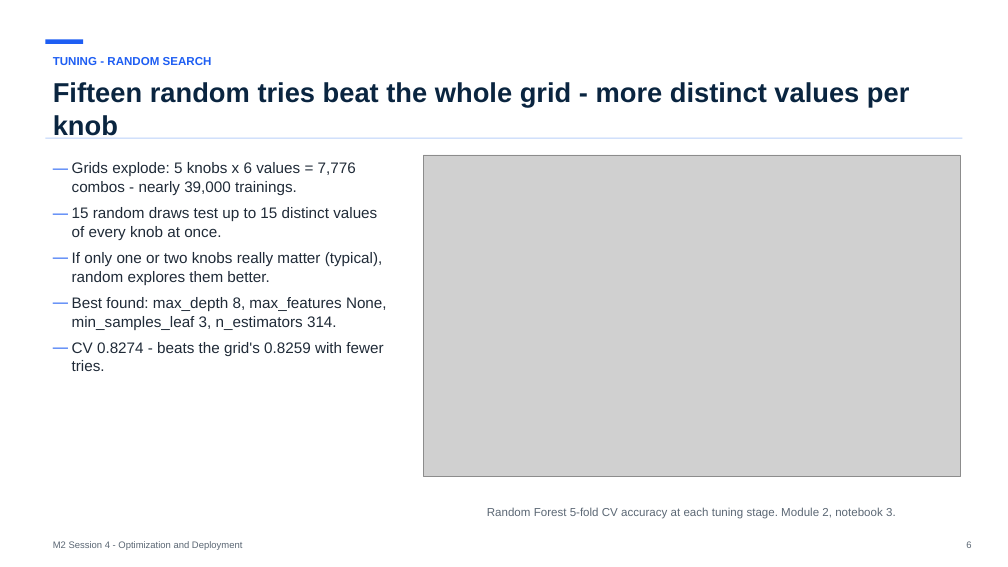
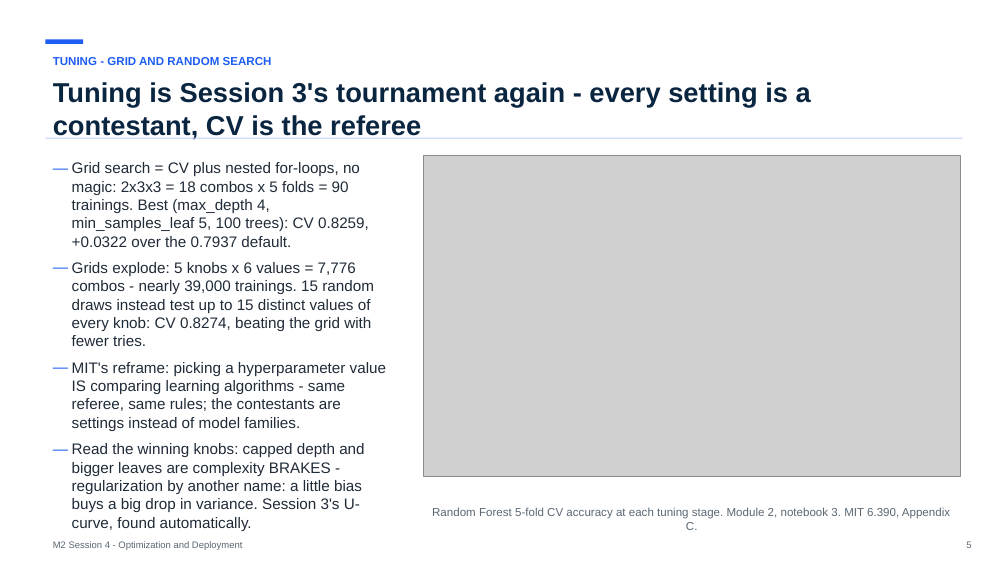
Before and after one commit to koenossendrijver/fontys-tech-exercises, a slide deck: slide 5 of presentations/m2-session-4-optimization-and-deployment.pptx (slide 6 before the commit). Drawn at 1008x567 pixels with LibreOffice and Linux fonts; fonts in the diff are those of the drawing; grey boxes stand for pictures. Boxes give left, top, right and bottom in pixels: in the first picture for what was removed or moved away, otherwise in the second. Text is boxed around its words. In the diff, an @@ line names an element or a change of style, - is before the commit and + after.

```diff
--- a/presentations/m2-session-4-optimization-and-deployment.pptx
+++ b/presentations/m2-session-4-optimization-and-deployment.pptx
@@ text at bbox=[53, 57, 272, 65]: text changed @@
-TUNING - RANDOM SEARCH
+TUNING - GRID AND RANDOM SEARCH
@@ text at bbox=[53, 82, 811, 140]: text changed @@
-Fifteen random tries beat the whole grid - more distinct values per knob
+Tuning is Session 3's tournament again - every setting is a contestant, CV is the referee
@@ text at bbox=[72, 162, 386, 512]: text changed @@
-— Grids explode: 5 knobs x 6 values = 7,776 combos - nearly 39,000 trainings.
-— 15 random draws test up to 15 distinct values of every knob at once.
-— If only one or two knobs really matter (typical), random explores them better.
-— Best found: max_depth 8, max_features None, min_samples_leaf 3, n_estimators 314.
-— CV 0.8274 - beats the grid's 0.8259 with fewer tries.
+— Grid search = CV plus nested for-loops, no magic: 2x3x3 = 18 combos x 5 folds = 90 trainings. Best (max_depth 4, min_samples_leaf 5, 100 trees): CV 0.8259, +0.0322 over the 0.7937 default.
+— Grids explode: 5 knobs x 6 values = 7,776 combos - nearly 39,000 trainings. 15 random draws instead test up to 15 distinct values of every knob: CV 0.8274, beating the grid with fewer tries.
+— MIT's reframe: picking a hyperparameter value IS comparing learning algorithms - same referee, same rules; the contestants are settings instead of model families.
+— Read the winning knobs: capped depth and bigger leaves are complexity BRAKES - regularization by another name: a little bias buys a big drop in variance. Session 3's U-curve, found automatically.
@@ text at bbox=[432, 507, 950, 530]: text changed @@
-Random Forest 5-fold CV accuracy at each tuning stage. Module 2, notebook 3.
+Random Forest 5-fold CV accuracy at each tuning stage. Module 2, notebook 3. MIT 6.390, Appendix C.
```
Also in this commit, not shown: 10 other slides changed, 2 slides added, 2 slides removed, 8 other files.
